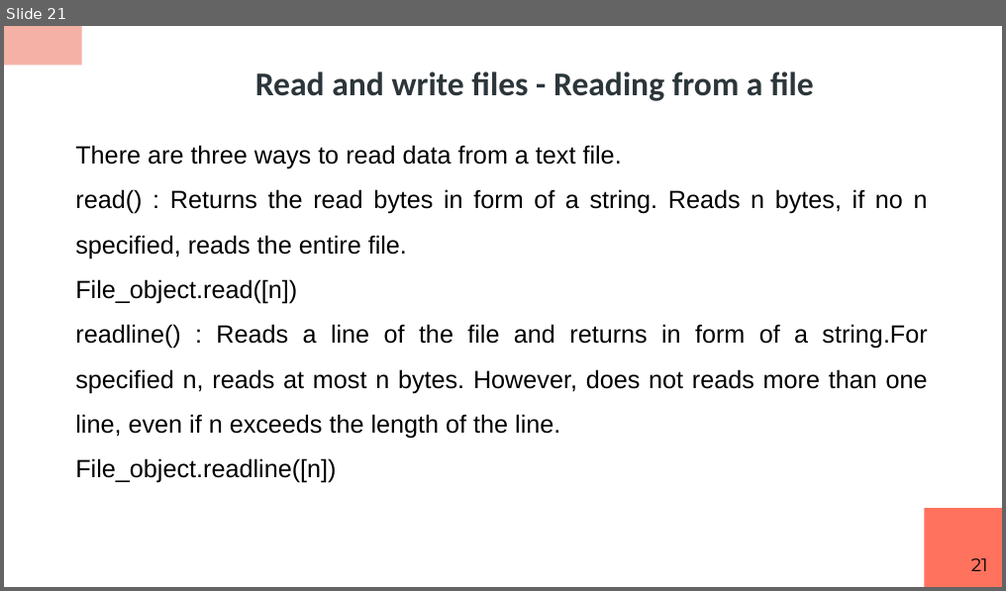
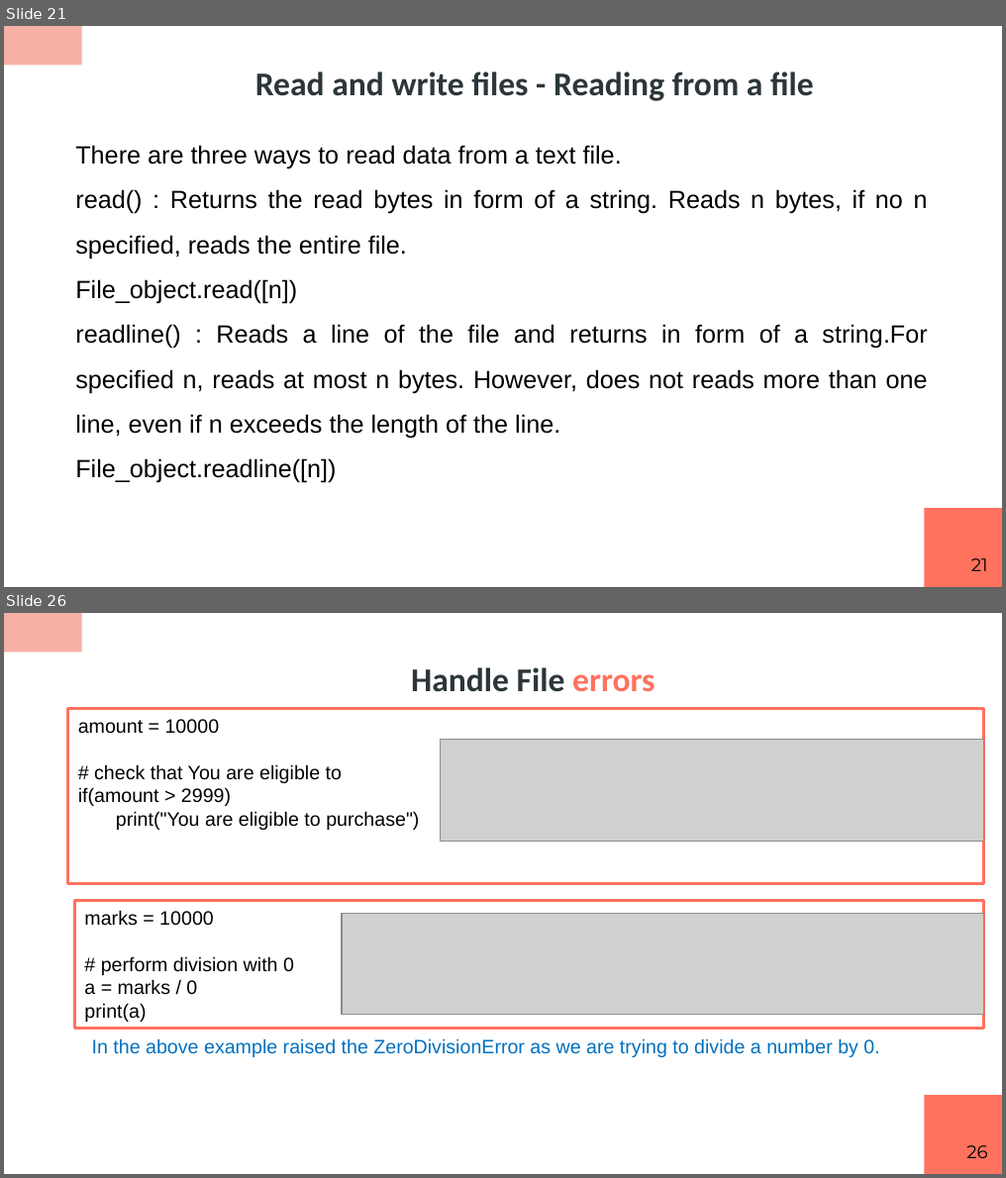
Before and after one commit to RashmivernekarN/ai_with_python_keonics, a slide deck: module2/ppt/Python Scripting.pptx. Shown one above the other, each under a label of ours: slide 21 before the commit, slides 21 and 26 after it; the slides between them are not shown. The pictures are 1006x591 and 1006x1178 pixels, drawn with LibreOffice and Linux fonts; fonts in the diff are those of the drawing; grey boxes stand for pictures. Boxes give left, top, right and bottom in pixels: in the first picture for what was removed or moved away, otherwise in the second. Text is boxed around its words. In the diff, an @@ line names an element or a change of style, - is before the commit and + after.

```diff
--- a/module2/ppt/Python Scripting.pptx
+++ b/module2/ppt/Python Scripting.pptx
@@ slide 26 added at (4,613,1002,1174), background #FFFFFF; not listed: 2 template elements that a slide beside it also shows @@
@@ title added at (411,667,654,692), 24 pt, text #2C363A, bold @@
+Handle File errors
@@ rectangle added at (68,709,984,883), fill #FFFFFF, outline #FF725E 2 pt, 14 pt, text #000000 @@
+amount = 10000
+# check that You are eligible to
+if(amount > 2999)
+print("You are eligible to purchase")
@@ picture added at (440,739,984,841) @@
@@ rectangle added at (75,900,984,1028), fill #FFFFFF, outline #FF725E 2 pt, 14 pt, text #000000 @@
+marks = 10000
+# perform division with 0
+a = marks / 0
+print(a)
@@ picture added at (342,914,984,1015) @@
@@ text added at (92,1039,879,1058), 14 pt, text #0070C0 @@
+In the above example raised the ZeroDivisionError as we are trying to divide a number by 0.
@@ page number added at (966,1146,987,1158), 13 pt, text #000000 @@
+26
```
Also in this commit, not shown: 4 slides changed, 10 other slides added, 4 other files.
